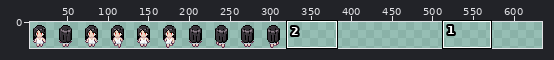
Two states of a sprite sheet, _Data/BlackHair.png. The picture above shows the old version from afar; the outline marks the close-up.
Close-up. First the earlier version:
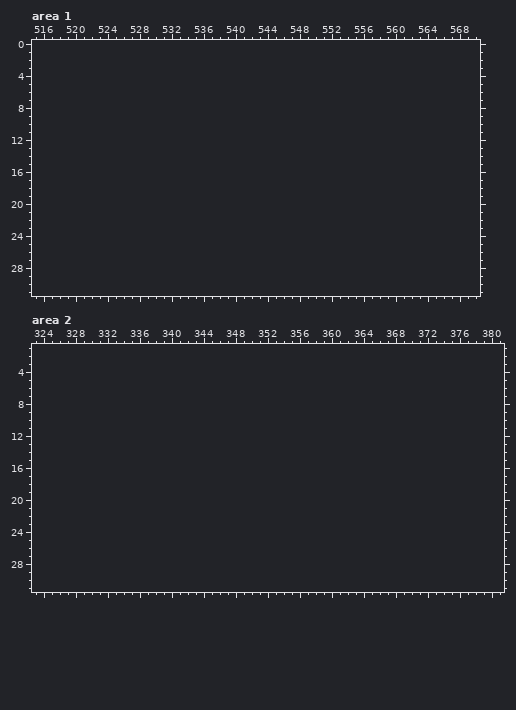
The file is 320x32 pixels. Shown: area 1: x 515..570, y 0..31; area 2: x 323..381, y 1..31. The old version is drawn lined up with the new one, on the new canvas. The wide view leaves out empty margins. The commit also changed other parts of the picture, which this record leaves out.
After:
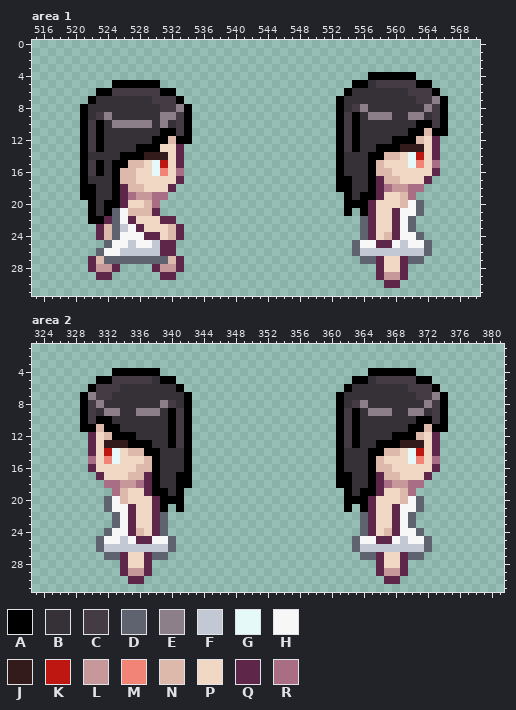
Palette (. is transparent): A #000000  B #353136  C #443b44  D #5e636f  E #8d7f8a  F #c2c9d4  G #e5f9f8  H #f7f7f7  J #341b1b  K #be1712  L #c7989a  M #f18476  N #ddb9ac  P #f0d8c5  Q #5e2749  R #a96e83
Difference:
canvas 320x32 -> 640x32
--- area 1
@@ x 515..570 @@
  3 ........................................................
- 4 ........................................................
- 5 ........................................................
- 6 ........................................................
- 7 ........................................................
- 8 ........................................................
- 9 ........................................................
-10 ........................................................
-11 ........................................................
-12 ........................................................
-13 ........................................................
-14 ........................................................
-15 ........................................................
-16 ........................................................
-17 ........................................................
-18 ........................................................
-19 ........................................................
-20 ........................................................
-21 ........................................................
-22 ........................................................
-23 ........................................................
-24 ........................................................
-25 ........................................................
-26 ........................................................
-27 ........................................................
-28 ........................................................
-29 ........................................................
-30 ........................................................
+ 4 ..........................................AAAAAA........
+ 5 ..........AAAAAA........................AABCCCCCAA......
+ 6 ........AACCCCCCAA.....................ABBBBBBBCCCA.....
+ 7 .......ABBBBBBBCCCA...................ABBBBBBBBBCCEA....
+ 8 ......ABBBBBBBBBCCEA..................ABCEBBBBBBBECA....
+ 9 ......ABCEBBBBBBEECA..................ACABEEEBBEEBCA....
+10 ......ACABEEEEEBEBCA..................ACABBBBBBBAACA....
+11 ......ACABBBBBBBAACA..................ACABBBBBBAANAA....
+12 ......ACABBBBBBAANAA..................ACABBBBAAANPQ.....
+13 ......ACABBBBAAAPPQ...................ACABBAAAJJJPQ.....
+14 ......ABBBBAAAJJJPQ...................ABBBAANNPGKPQ.....
+15 ......ACABAANNPGKPQ...................ABBBANPPPGMPR.....
+16 ......ACABANNPPGMPR...................ABBBANNPPPPPQ.....
+17 ......ABBBANNPPPPPQ...................AABBAQNNPPPQ......
+18 ......AABBAQNNPPPQ....................AABBAQRLLRR.......
+19 ......AABBAQRLLRR......................ABAAQPPNR........
+20 .......ABAAQPPNR.......................AAAQPPPNHD.......
+21 .......ABADHNNNQ.......................A.AQPPQHHD.......
+22 .......AAQDHQPPPQQ.......................DQPPQHD........
+23 ........QNDFHQPPPNQ......................DQPPQHD........
+24 ........QNDHHHQQPNQ......................DQPNQHHD.......
+25 .........DHHFHHFQQ......................DHHQQHFHHD......
+26 ........DHHFFFFFQQ......................DFFFFFFFFD......
+27 .......QNDDDDDDDDNQ......................DDQPPQDD.......
+28 .......QLLQ....QLLQ........................QPPQ.........
+29 ........QQ......QQ.........................QLLQ.........
+30 ............................................QQ..........
 31 ........................................................
--- area 2
@@ x 323..381 @@
  3 ...........................................................
- 4 ...........................................................
- 5 ...........................................................
- 6 ...........................................................
- 7 ...........................................................
- 8 ...........................................................
- 9 ...........................................................
-10 ...........................................................
-11 ...........................................................
-12 ...........................................................
-13 ...........................................................
-14 ...........................................................
-15 ...........................................................
-16 ...........................................................
-17 ...........................................................
-18 ...........................................................
-19 ...........................................................
-20 ...........................................................
-21 ...........................................................
-22 ...........................................................
-23 ...........................................................
-24 ...........................................................
-25 ...........................................................
-26 ...........................................................
-27 ...........................................................
-28 ...........................................................
-29 ...........................................................
-30 ...........................................................
+ 4 ..........AAAAAA..........................AAAAAA...........
+ 5 ........AACCCCCBAA......................AABCCCCCAA.........
+ 6 .......ACCCBBBBBBBA....................ABBBBBBBCCCA........
+ 7 ......AECCBBBBBBBBBA..................ABBBBBBBBBCCEA.......
+ 8 ......ACEBBBBBBBECBA..................ABCEBBBBBBBECA.......
+ 9 ......ACBEEBBEEEBACA..................ACABEEEBBEEBCA.......
+10 ......ACAABBBBBBBACA..................ACABBBBBBBAACA.......
+11 ......AANAABBBBBBACA..................ACABBBBBBAANAA.......
+12 .......QPNAAABBBBACA..................ACABBBBAAANPQ........
+13 .......QPJJJAAABBACA..................ACABBAAAJJJPQ........
+14 .......QPKGPNNAABBBA..................ABBBAANNPGKPQ........
+15 .......RPMGPPPNABBBA..................ABBBANPPPGMPR........
+16 .......QPPPPPNNABBBA..................ABBBANNPPPPPQ........
+17 ........QPPPNNQABBAA..................AABBAQNNPPPQ.........
+18 .........RRLLRQABBAA..................AABBAQRLLRR..........
+19 ..........RNPPQAABA....................ABAAQPPNR...........
+20 .........DHNPPPQAAA....................AAAQPPPNHD..........
+21 .........DHHQPPQA.A....................A.AQPPQHHD..........
+22 ..........DHQPPQD........................DQPPQHD...........
+23 ..........DHQPPQD........................DQPPQHD...........
+24 .........DHHQNPQD........................DQPNQHHD..........
+25 ........DHHFHQQHHD......................DHHQQHFHHD.........
+26 ........DFFFFFFFFD......................DFFFFFFFFD.........
+27 .........DDQPPQDD........................DDQPPQDD..........
+28 ...........QPPQ............................QPPQ............
+29 ...........QLLQ............................QLLQ............
+30 ............QQ..............................QQ.............
 31 ...........................................................
